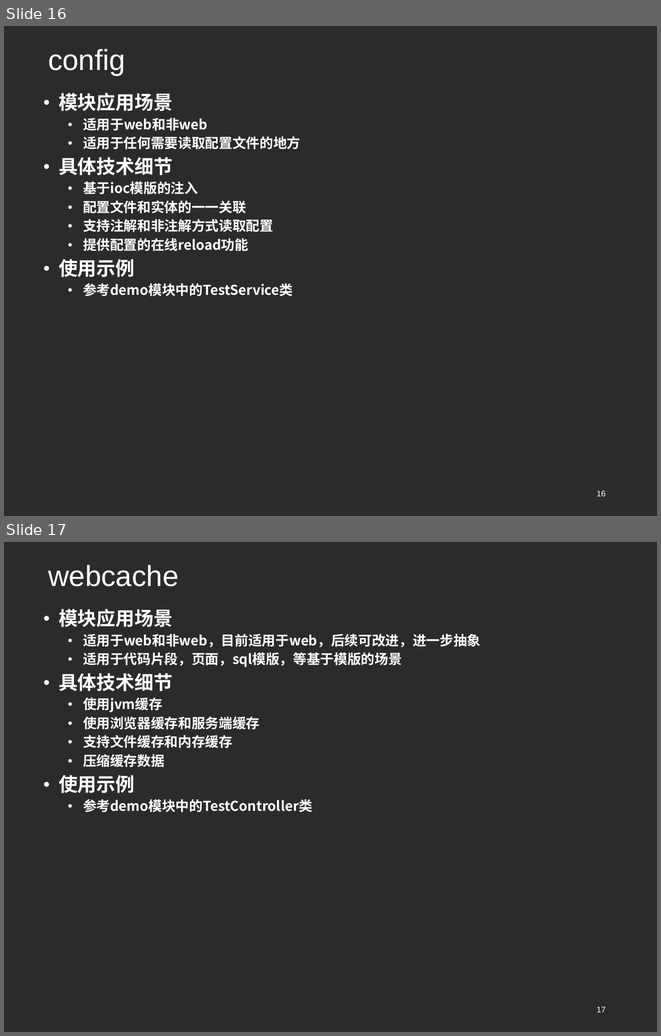
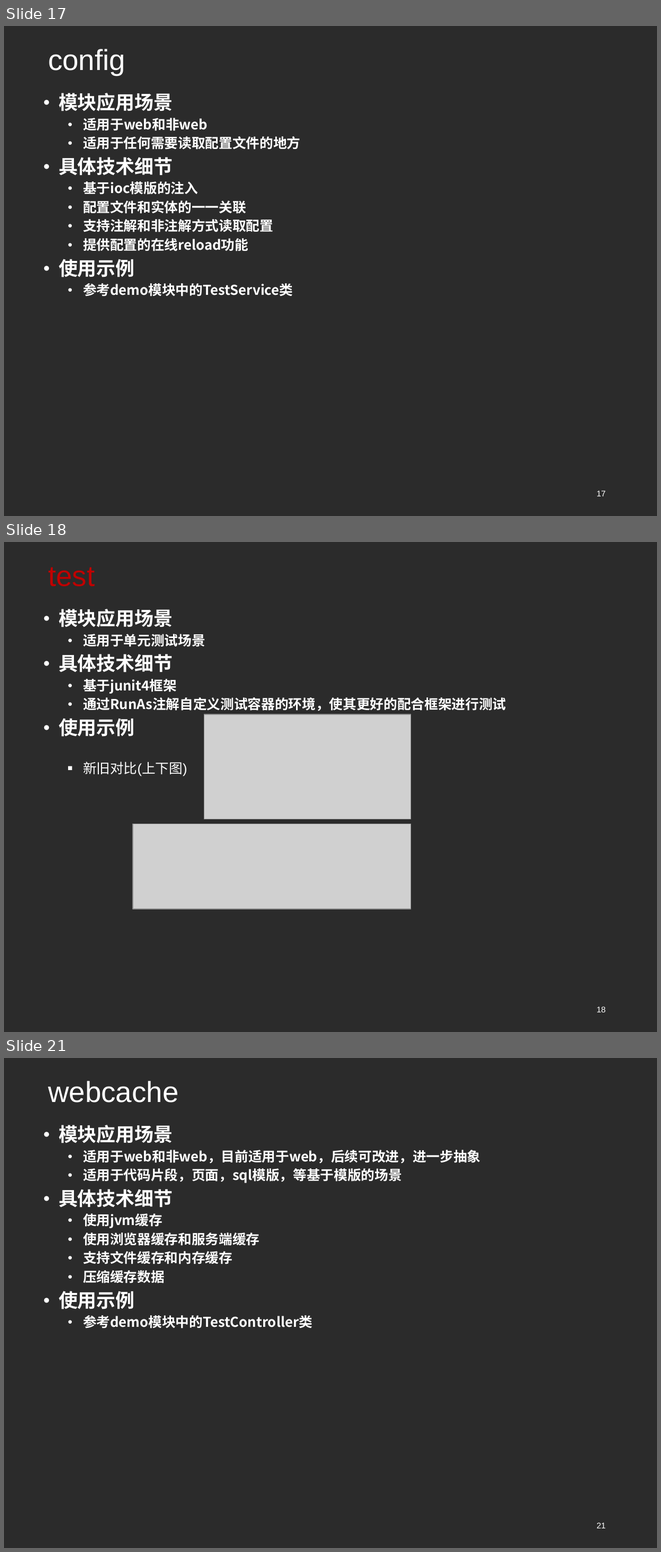
Before and after one commit to wlzsoft/simplify-framework, a slide deck: src/doc/simplify框架预演稿20161116.ppt. Shown one above the other, each under a label of ours: slides 16 and 17 before the commit, slides 17, 18 and 21 after it; the slides between them are not shown. The pictures are 661x1036 and 661x1552 pixels, drawn with LibreOffice and Linux fonts; fonts in the diff are those of the drawing; grey boxes stand for pictures; background and template pictures are left out; a plain dark background stands for a picture behind light text. Boxes give left, top, right and bottom in pixels: in the first picture for what was removed or moved away, otherwise in the second. Text is boxed around its words. In the diff, an @@ line names an element or a change of style, - is before the commit and + after.

```diff
--- a/src/doc/simplify框架预演稿20161116.ppt
+++ b/src/doc/simplify框架预演稿20161116.ppt
@@ slide 18 added at box(4, 542, 657, 1032), background picture (left out) @@
@@ title added at box(48, 567, 95, 587), 32 pt, text #C00000 @@
+test
@@ subtitle added at box(59, 609, 506, 776), 15 pt, text #FFFFFF, bold @@
+● 模块应用场景
+  ● 适用于单元测试场景
+● 具体技术细节
+  ● 基于junit4框架
+  ● 通过RunAs注解自定义测试容器的环境，使其更好的配合框架进行测试
+● 使用示例
+  ■ 新旧对比(上下图)
@@ picture added at box(204, 714, 411, 819) @@
@@ picture added at box(133, 823, 411, 909) @@
@@ page number added at box(597, 1006, 606, 1012), 9 pt, text #FFFFFF @@
+18
@@ what was slide 16 is now slide 17 @@
@@ page number at box(597, 490, 606, 496): text changed @@
-16
+17
@@ what was slide 17 is now slide 21 @@
@@ page number at box(597, 1522, 606, 1528): text changed @@
-17
+21
```
Also in this commit, not shown: 6 slides changed, 5 other slides added, 1 slide removed.
